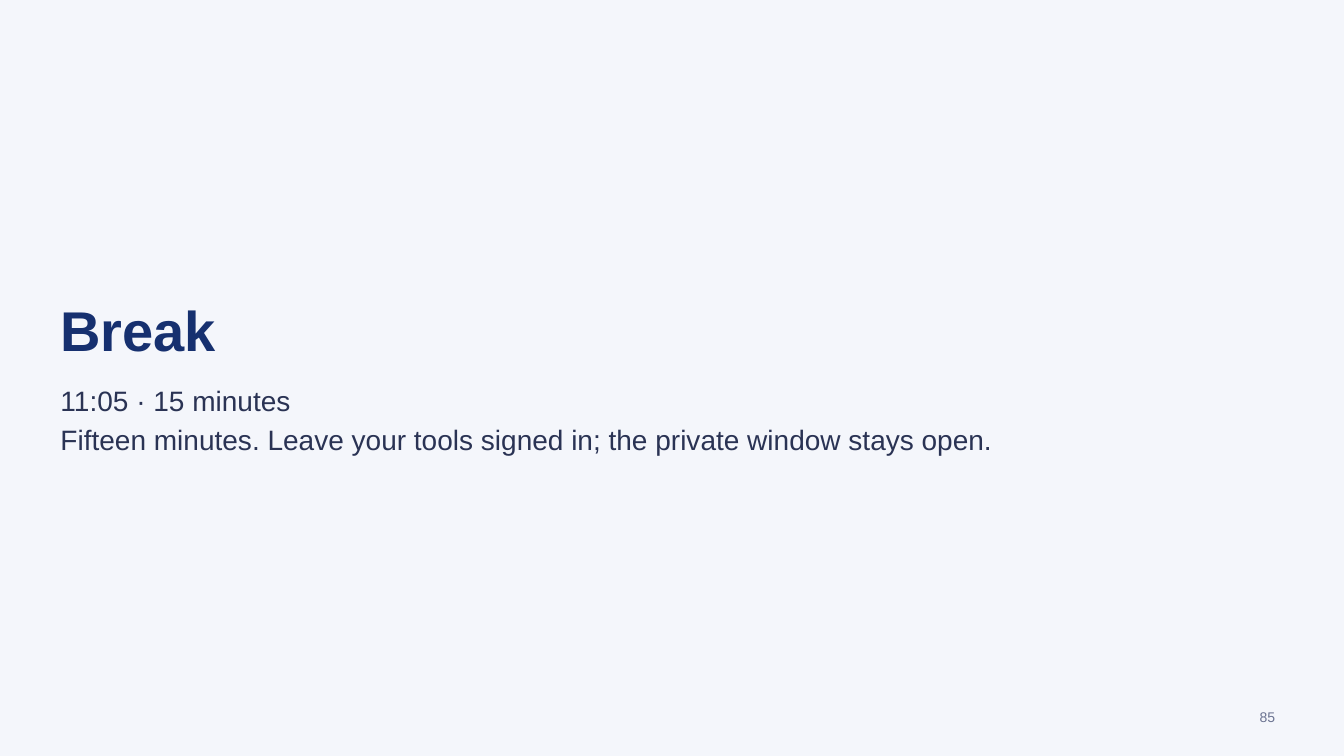
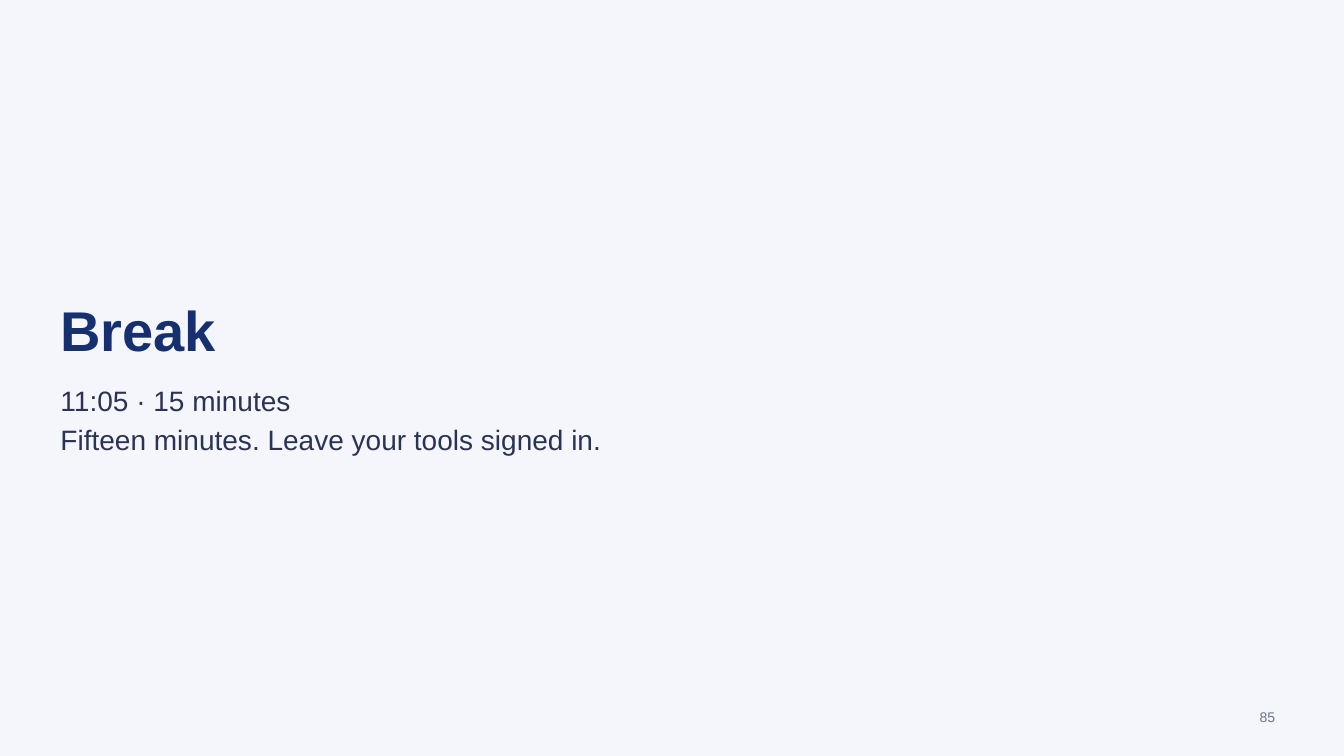
Before and after one commit to Iced377/bibf-arla, a slide deck: slide 85 of outputs/BIBF-Arla-Facilitator.pptx. Drawn at 1344x756 pixels with LibreOffice and Linux fonts; fonts in the diff are those of the drawing. Boxes give left, top, right and bottom in pixels: in the first picture for what was removed or moved away, otherwise in the second. Text is boxed around its words. In the diff, an @@ line names an element or a change of style, - is before the commit and + after.

```diff
--- a/outputs/BIBF-Arla-Facilitator.pptx
+++ b/outputs/BIBF-Arla-Facilitator.pptx
@@ text at (60, 429, 601, 455): text changed @@
-Fifteen minutes. Leave your tools signed in; the private window stays open.
+Fifteen minutes. Leave your tools signed in.
```
Also in this commit, not shown: 3 other slides changed, 6 other files.
